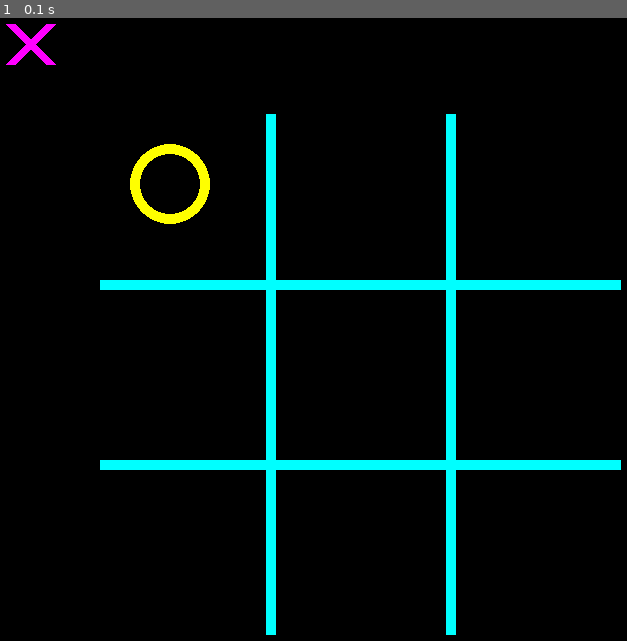
Above: before the commit, frame 1.
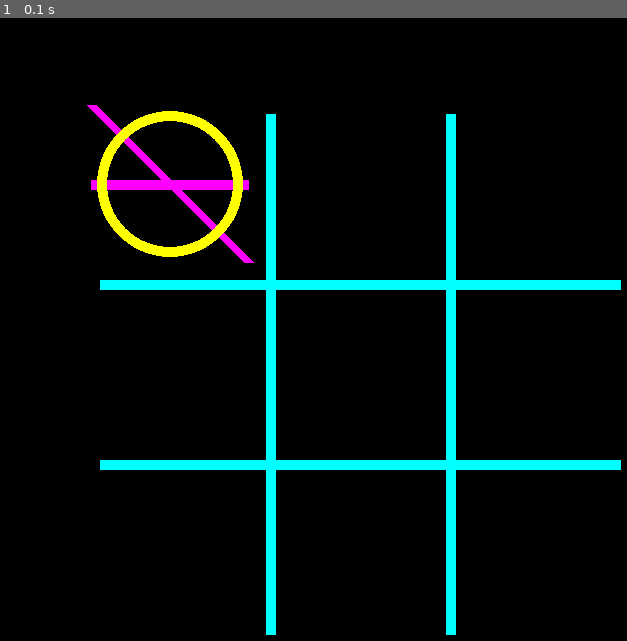
Above: after the commit, the same moment.

Repository: SaulRuizS/Tictactoe
Game: pygame game, started from tictactoe_python.py
The game is run twice, just before and just after one commit, with the same random seed, the same clock (stepped at 60 frames per second) and the same inputs.
Inputs:
- Up to frame 1 (0.1 s): no input

The runs differ from the first frame. In frame 1, 2.4% of the frame differs, in the area x 0-41%, y 0-40%.

Commit message:
cross and circle size changes

Diff:
--- a/circle.py
+++ b/circle.py
@@ -6,26 +6,29 @@
 
     screen = 0
     color = 0
+
     screen_width = 0
     screen_height = 0
     screen_padding = 0
-    line_padding = 0
-    line_width = 0
-    circle_padding = 40
-    circle_width = 40
 
-    def __init__(self, screen, color, screen_width, screen_height, screen_padding, line_padding, line_width):
+    circle_pos_padding = 0
+    circle_line_width = 0
+    circle_radius = 0
+
+    def __init__(self, screen, color, screen_width, screen_height, screen_padding, grid_line_padding, circle_radius, line_width):
         self.screen = screen
         self.color = color
+
         self.screen_width = screen_width
         self.screen_height = screen_height
         self.screen_padding = screen_padding
-        self.line_padding = line_padding
-        self.line_width = line_width
+
+        self.circle_pos_padding = grid_line_padding - self.screen_padding
+        self.circle_radius = circle_radius
+        self.circle_line_width = line_width
 
     def Draw(self):
-        line_1_start_pos_x = self.line_padding - self.screen_padding #self.circle_padding
-        line_1_start_pos_y = self.line_padding - self.screen_padding #self.circle_padding
+        circle_start_pos_x = self.circle_pos_padding
+        circle_start_pos_y = self.circle_pos_padding
 
-        #
-        pygame.draw.circle(self.screen,self.color,(line_1_start_pos_x,line_1_start_pos_y),self.circle_padding,self.line_width)
+        pygame.draw.circle(self.screen,self.color,(circle_start_pos_x,circle_start_pos_y),self.circle_radius,self.circle_line_width)
--- a/cross.py
+++ b/cross.py
@@ -6,33 +6,40 @@
 
     screen = 0
     color = 0
+
     screen_width = 0
     screen_height = 0
     screen_padding = 0
-    line_padding = 0
+
+    grid_line_padding = 0
     line_width = 0
+
     cross_padding = 10
-    cross_width = 40
+    cross_width = 0
+    cross_line_length = 0
 
-    def __init__(self, screen, color, screen_width, screen_height, screen_padding, line_padding, line_width):
+    def __init__(self, screen, color, screen_width, screen_height, screen_padding, grid_line_padding, line_width, cross_width):
         self.screen = screen
         self.color = color
+
         self.screen_width = screen_width
         self.screen_height = screen_height
         self.screen_padding = screen_padding
-        self.line_padding = line_padding
+
+        self.grid_line_padding = grid_line_padding
         self.line_width = line_width
+        self.cross_width = cross_width
 
     def Draw(self):
-        line_1_start_pos_x = 10
-        line_1_start_pos_y = 10
+        line_1_start_pos_x = self.grid_line_padding - self.screen_padding - (self.cross_width / 2)
+        line_1_start_pos_y = self.grid_line_padding - self.screen_padding - (self.cross_width / 2)
         line_1_end_pos_x = line_1_start_pos_x + self.cross_width
         line_1_end_pos_y = line_1_start_pos_y + self.cross_width
 
         line_2_start_pos_x = line_1_start_pos_x
-        line_2_start_pos_y = line_1_start_pos_y + self.cross_width
+        line_2_start_pos_y = line_1_start_pos_y + (self.cross_width / 2)
         line_2_end_pos_x = line_1_end_pos_x
-        line_2_end_pos_y = line_1_end_pos_y - 40
+        line_2_end_pos_y = line_1_end_pos_y - (self.cross_width / 2)
 
         #First Line
         pygame.draw.line(self.screen,self.color,(line_1_start_pos_x,line_1_start_pos_y),(line_1_end_pos_x,line_1_end_pos_y),self.line_width)
--- a/tictactoe_python.py
+++ b/tictactoe_python.py
@@ -16,10 +16,12 @@
 line_length = SCREEN_HEIGHT * 0.8
 line_width = 10
 screen_padding = 100 #(SCREEN_HEIGHT * 0.2) - (line_width/2)
-line_padding = 270
+grid_line_padding = 270
 #leftPadding = 240
 #top_padding = 60
 #spaceOfLines = 50
+circle_radius = ( ( (line_length / 3) - (line_width / 2) ) / 2 ) - (screen_padding * 0.2)
+cross_width = (line_length / 3) - (line_width / 2) - (screen_padding * 0.3)
 
 grid_color = pygame.Color(0,255,255)
 cross_color = pygame.Color(255,0,255)
@@ -27,9 +29,9 @@
 #pygame.Color(0,255,255)
 #pygame.Color(255,255,0)
 
-grid = Grid(screen,grid_color,screen_padding,line_padding,SCREEN_WIDTH,SCREEN_HEIGHT,line_width)
-cross = Cross(screen,cross_color,SCREEN_WIDTH,SCREEN_HEIGHT,screen_padding,line_padding,line_width)
-circle = Circle(screen,circle_color,SCREEN_WIDTH,SCREEN_HEIGHT,screen_padding,line_padding,line_width)
+grid = Grid(screen,grid_color,screen_padding,grid_line_padding,SCREEN_WIDTH,SCREEN_HEIGHT,line_width)
+cross = Cross(screen,cross_color,SCREEN_WIDTH,SCREEN_HEIGHT,screen_padding,grid_line_padding,line_width,cross_width)
+circle = Circle(screen,circle_color,SCREEN_WIDTH,SCREEN_HEIGHT,screen_padding,grid_line_padding,circle_radius,line_width)
 
 while running:
     # poll for events
